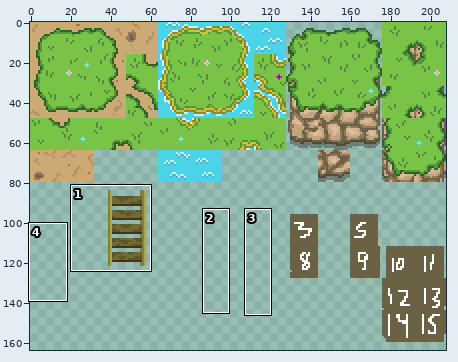
Sprite sheet -- server/public/assets/game/tilesets/tileset_demo_full.png. Above: a wide view before the commit, with the close-up outlined.
Close-up. The starting point:
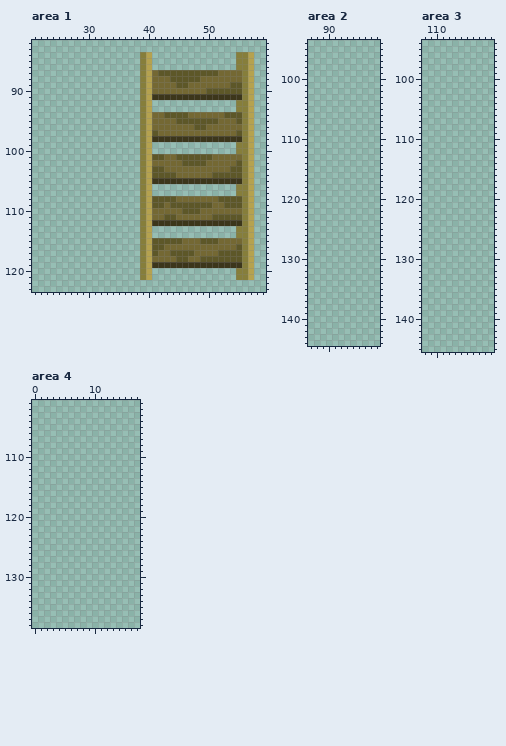
The file is 208x176 pixels. Colours within 5 levels of each other are drawn and written as one. Shown: area 1: x 21..59, y 82..123; area 2: x 87..98, y 94..144; area 3: x 108..119, y 94..145; area 4: x 0..17, y 101..138. The wide view leaves out empty margins. The commit also changed other parts of the picture, which this record leaves out.
After:
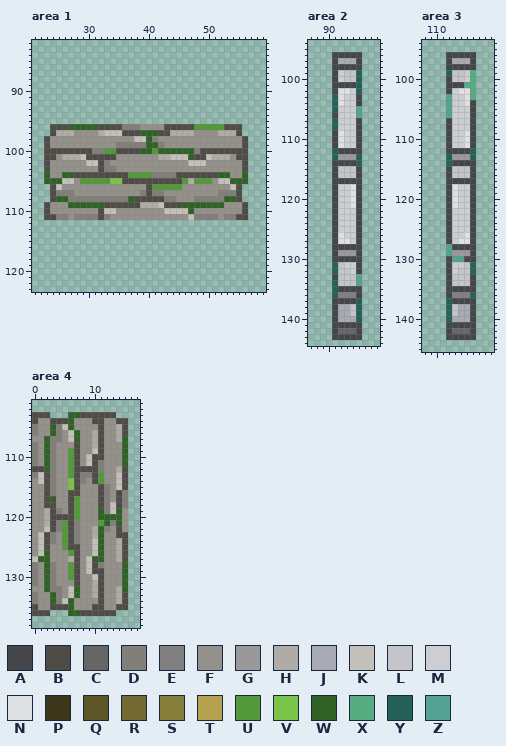
Palette (. is transparent): A #45464a  B #4f4b46  C #666666  D #827e79  E #808080  F #94908a  G #999999  H #b0aca5  J #a8abb3  K #c3c0ba  L #c3c5cb  M #cdced1  N #dfe0e3  P #3c361b  Q #5d5728  R #746833  S #867e3b  T #b5a24f  U #53993a  V #79c347  W #306126  X #58ac82  Y #266159  Z #55a292
The edit:
Changed rows in their new state; - is an unchanged pixel.
Area 1:
first column x 23:
 84 ----------------..--------------...
 85 ----------------..--------------...
 86 ----------------..--------------...
 87 ----------------...................
 88 ----------------...................
 89 ----------------...................
 90 ----------------...................
 91 ----------------...................
 92 ----------------..--------------...
 93 ----------------..--------------...
 94 ----------------...................
 95 ----------------...................
 96 -BBBWWWWWBBBBDDDFFFFBBBBBUUUUUBBB..
 97 -BHHHFFFFHKKKBBBWWWBBHHHHFFFFHHHB..
 98 BFFFFFFFFFFFFFFKKWDFFFFFFFFFFFFFFB.
 99 BFFFFFFFFFFFDDDDDWWDFFFFFFFFFFFFFB.
100 BBBBBBBBDDUUBBBBWWUWWWWWWDBBBBBBBB.
101 BBFHHHKBBBBBFFFFFFFHHKKKWBBKHHHFBB.
102 BFFFFFFKKBDFFFFFFFFFFFFFKKKFFFFFFB.
103 BFFFFFFFFBDDFFFFFFFFFFFFFFFFFFFFFB.
104 WFFWWBBBBBBBBBUUUUDDDDBBBBBBBWWFFW.
105 WWWKKFUUUUUVVBBBBBBBBBBUHUUUFKKWWW.
106 -BKFFFFFFFFFFFFFFBUUUUUFFFFFFFFKB..
107 -BDDDFFFFFFFFFFFDBDDFFFFFFFFFDDDB..
108 -BWWDDDDDDDDDDWBBBBBDDFFFDDDDDWWB..
109 BFFFWWWWWWBBBBBBHHHKBBBWWWWWWWFFFB.
110 BFFFFFFFFBKKFFFFFFFFKKKKWFFFFFFFFB.
111 BBDDFDDDDBDFFFFFFFFFFFFFKDDDDFDDBB.
112 ----------------...................
113 ----------------..--------------...
114 ----------------..--------------...
115 ----------------...................
116 ----------------...................
117 ----------------...................
118 ----------------...................
119 ----------------...................
120 ----------------..--------------...
121 ----------------..--------------...
Area 2:
first column x 91:
 96 AAAAA
 97 AJJJA
 98 AAAAA
 99 AMLLY
100 AMLLY
101 AAAAY
102 ANNMY
103 YNMMA
104 YNMMA
105 YMMMZ
106 AMMMZ
107 YMMMA
108 YMMMA
109 ANMMA
110 ANMMA
111 ANMMA
112 YAAAA
113 YGGGY
114 AAAAY
115 ALLLA
116 ALLLA
117 AAAAA
118 AMMNA
119 AMMNA
120 AMMNA
121 AMMNA
122 AMMMA
123 AMMMA
124 AMMMA
125 AMMMA
126 ANMMA
127 ANNMA
128 AAAAA
129 AGGGA
130 AAAAA
131 YLMMA
132 YLLMA
133 ALLLZ
134 YLLLZ
135 YAAAA
136 YEEEA
137 AAAAY
138 AJJLY
139 AJJLY
140 AJJJY
141 AAAAA
142 ACCCA
143 AAAAA
Area 3:
first column x 112:
 96 AAAAA
 97 AJJJA
 98 AAAAA
 99 YLLMX
100 ALLMX
101 AAAXX
102 AMNNX
103 ZMMNX
104 ZMMNA
105 ZMMMA
106 ZMMMA
107 AMMMA
108 AMMMA
109 AMMNA
110 AMMNA
111 AMMNA
112 AAAAY
113 YGGGY
114 YAAAA
115 ALLLA
116 ALLLA
117 AAAAA
118 ANMMA
119 ANMMA
120 ANMMA
121 ANMMA
122 AMMMA
123 AMMMA
124 AMMMA
125 AMMMA
126 AMMNA
127 AMNNA
128 ZAAAA
129 ZGGGA
130 AZZAA
131 AMMLY
132 AMLLY
133 ALLLA
134 ALLLA
135 AAAAA
136 AEEEY
137 YAAAA
138 YLJJA
139 YLJJA
140 YJJJA
141 AAAAA
142 ACCCA
143 AAAAA
Area 4:
first column x 0:
103 BBB---WWBBBBBB--
104 BFFBBBWFFFBBFFBB
105 DFFWDKWFFFFBFFHB
106 DFFWDFKWFFHBFFHB
107 FFWDDFKWFFHBFFHW
108 DFWDFFFBFFHBFFFW
109 DFWDFFUBFFKBFFFW
110 DFWDFFUBFKBBFFFW
111 DFWDFFUBFKBDFFFW
112 BBWDFFUBBBBDFFHB
113 DKBDFFUBDDBUFFKB
114 FKBDFFVBDFBUFFKB
115 FFBDFFVBFFFBDFKB
116 FFBDFFBBFFFBDFBD
117 FFBWFFBUFFFBDFBD
118 FFBBFFBUFFFBDKBD
119 FFHBDFBUFFFWDKWF
120 FFHBBBBUFFFWWWWF
121 FFHBDUBDFFFUWDWF
122 FFKBDUBDFFHWDFBF
123 FKBDFUBDFFHWFFBB
124 FKBDFUBDFFKWFFHB
125 FKBFFUBBFFKWFFHB
126 FKWFFFUBFFKWFFHB
127 KWWFFFHBFKWWFFHB
128 DFWDFFUBFKBDFFFW
129 DFWDFFUBFKBBFFFW
130 DFWDFFUBFFKBFFFW
131 DFWDFFFBFFHBFFFW
132 FFWDDFKWFFHBFFHW
133 DFFWDFKWFFHBFFHB
134 DFFWDKWFFFFBFFHB
135 BFFBBBWFFFBBFFBB
136 BBB---WWBBBBBB--
